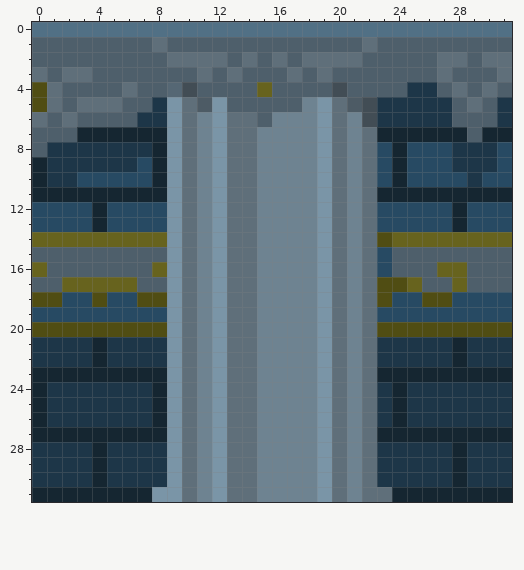
Edited in one commit: pixel-art sprite (resources/back_wall_column_right.png). Above, as it was before the edit.
The file is 128x128 pixels, drawn in blocks of 4x4; one block is one cell here.
And afterwards:
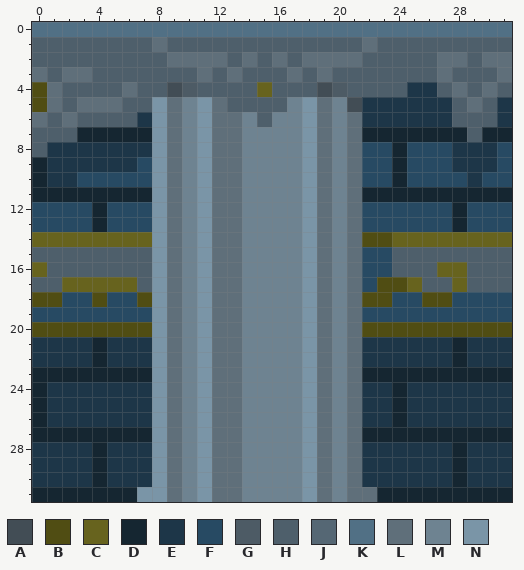
Palette (. is transparent): A #424d55  B #504d13  C #67631e  D #152631  E #1d3648  F #274a63  G #4d5b65  H #4e5f6b  J #556774  K #517085  L #5f6f7a  M #6e8391  N #7a95a7
What changed:
y 4: x 9..10 JA -> AG; x 19..20 HA -> AG
y 5: x 8..12 ENLGN -> NLMNL; x 17..22 HMNLGA -> MNLMAE
y 6: x 8..12 ENLMN -> NLMNL; x 14 L -> M; x 18..22 MNLMA -> NLMLE
y 7: x 8..12 DNLMN -> NLMNL; x 14 L -> M; x 18..22 MNLML -> NLMLD
y 8..10: x 8..12 DNLMN -> NLMNL; x 14 L -> M; x 18..22 MNLML -> NLMLF
y 11: x 8..12 DNLMN -> NLMNL; x 14 L -> M; x 18..22 MNLML -> NLMLD
y 12..13: x 8..12 FNLMN -> NLMNL; x 14 L -> M; x 18..22 MNLML -> NLMLF
y 14: x 8..12 CNLMN -> NLMNL; x 14 L -> M; x 18..22 MNLML -> NLMLB
y 15: x 8..12 HNLMN -> NLMNL; x 14 L -> M; x 18..22 MNLML -> NLMLF
y 16: x 8..12 CNLMN -> NLMNL; x 14 L -> M; x 18..22 MNLML -> NLMLF
y 17: x 8..12 HNLMN -> NLMNL; x 14 L -> M; x 18..22 MNLML -> NLMLF
y 18: x 8..12 BNLMN -> NLMNL; x 14 L -> M; x 18..22 MNLML -> NLMLB
y 19: x 8..12 FNLMN -> NLMNL; x 14 L -> M; x 18..22 MNLML -> NLMLF
y 20: x 8..12 BNLMN -> NLMNL; x 14 L -> M; x 18..22 MNLML -> NLMLB
y 21..22: x 8..12 ENLMN -> NLMNL; x 14 L -> M; x 18..22 MNLML -> NLMLE
y 23: x 8..12 DNLMN -> NLMNL; x 14 L -> M; x 18..22 MNLML -> NLMLD
y 24..26: x 8..12 DNLMN -> NLMNL; x 14 L -> M; x 18..22 MNLML -> NLMLE
y 27: x 8..12 DNLMN -> NLMNL; x 14 L -> M; x 18..22 MNLML -> NLMLD
y 28..30: x 8..12 ENLMN -> NLMNL; x 14 L -> M; x 18..22 MNLML -> NLMLE
y 31: x 7 D -> N; x 9..12 NLMN -> LMNL; x 14 L -> M; x 18..21 MNLM -> NLML; x 23 L -> D
